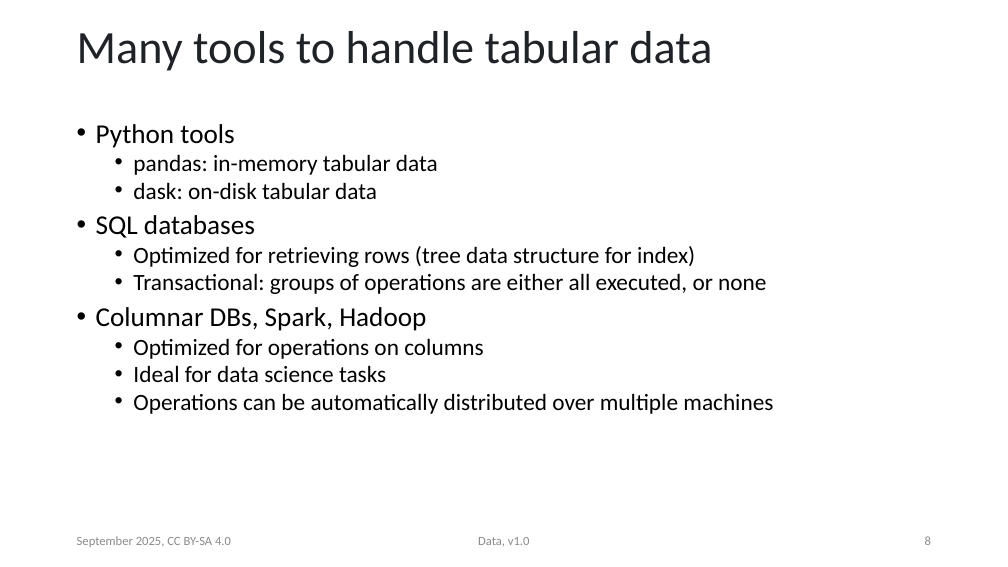
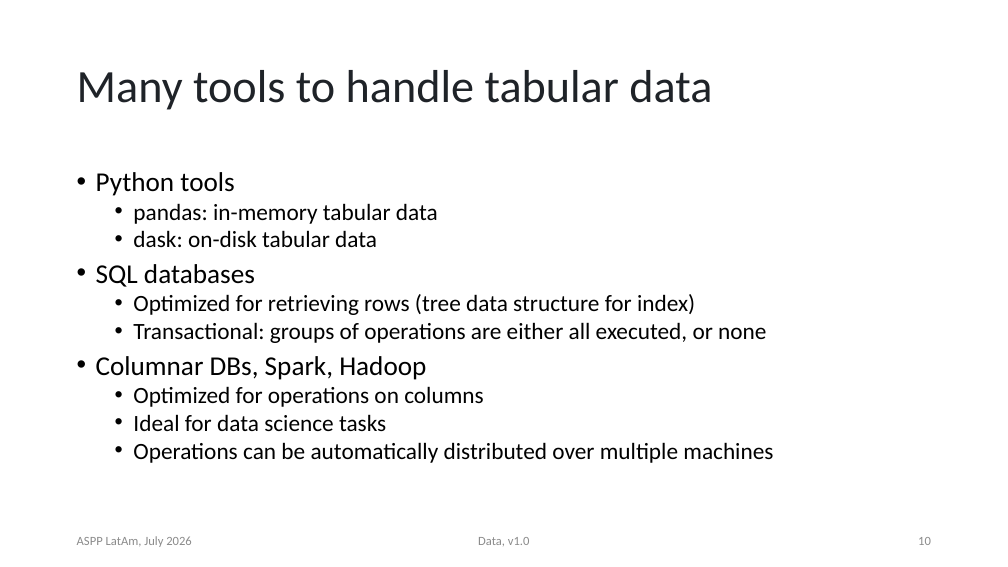
Before and after one commit to ASPP/data_class, a slide deck: slide 10 of tabular_data.pptx (slide 8 before the commit). Drawn at 1008x567 pixels with LibreOffice and Linux fonts; fonts in the diff are those of the drawing. Boxes give left, top, right and bottom in pixels: in the first picture for what was removed or moved away, otherwise in the second. Text is boxed around its words. In the diff, an @@ line names an element or a change of style, - is before the commit and + after.

Commit message:
tabular data presentation complete

```diff
--- a/tabular_data.pptx
+++ b/tabular_data.pptx
@@ title "Many tools to handle tabular ...": place and size @@
-title "Many tools to handle tabular ..." at box(77, 31, 712, 71)
+title "Many tools to handle tabular ..." at box(77, 70, 712, 110)
@@ text "Python tools": place and size @@
-text "Python tools" at box(96, 124, 773, 414)
+text "Python tools" at box(96, 172, 773, 463)
@@ text at box(77, 536, 192, 547): text changed @@
-September 2025, CC BY-SA 4.0
+ASPP LatAm, July 2026
@@ page number at box(918, 537, 931, 545): text changed @@
-8
+10
```
Also in this commit, not shown: 35 other slides changed, 18 slides added, 9 slides removed, 12 other files.
